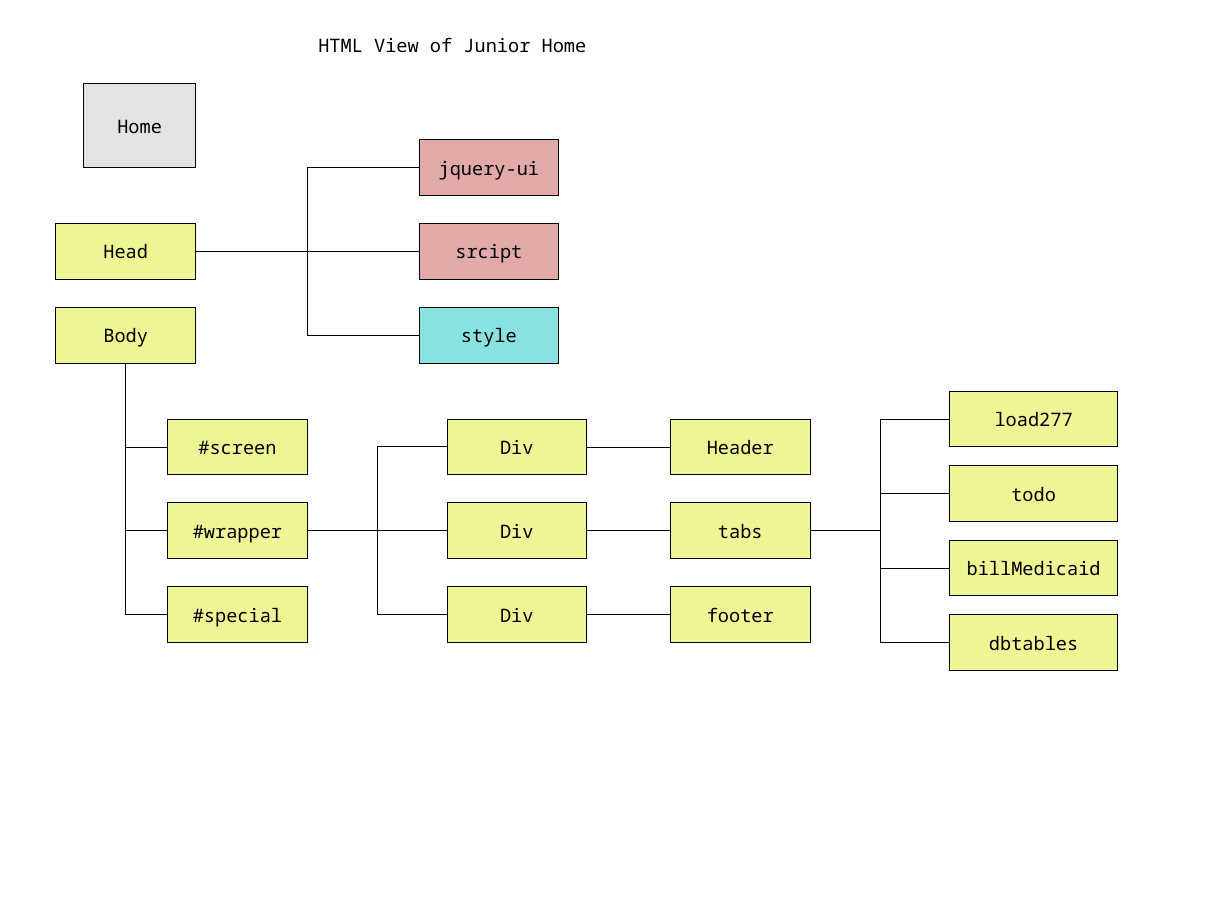
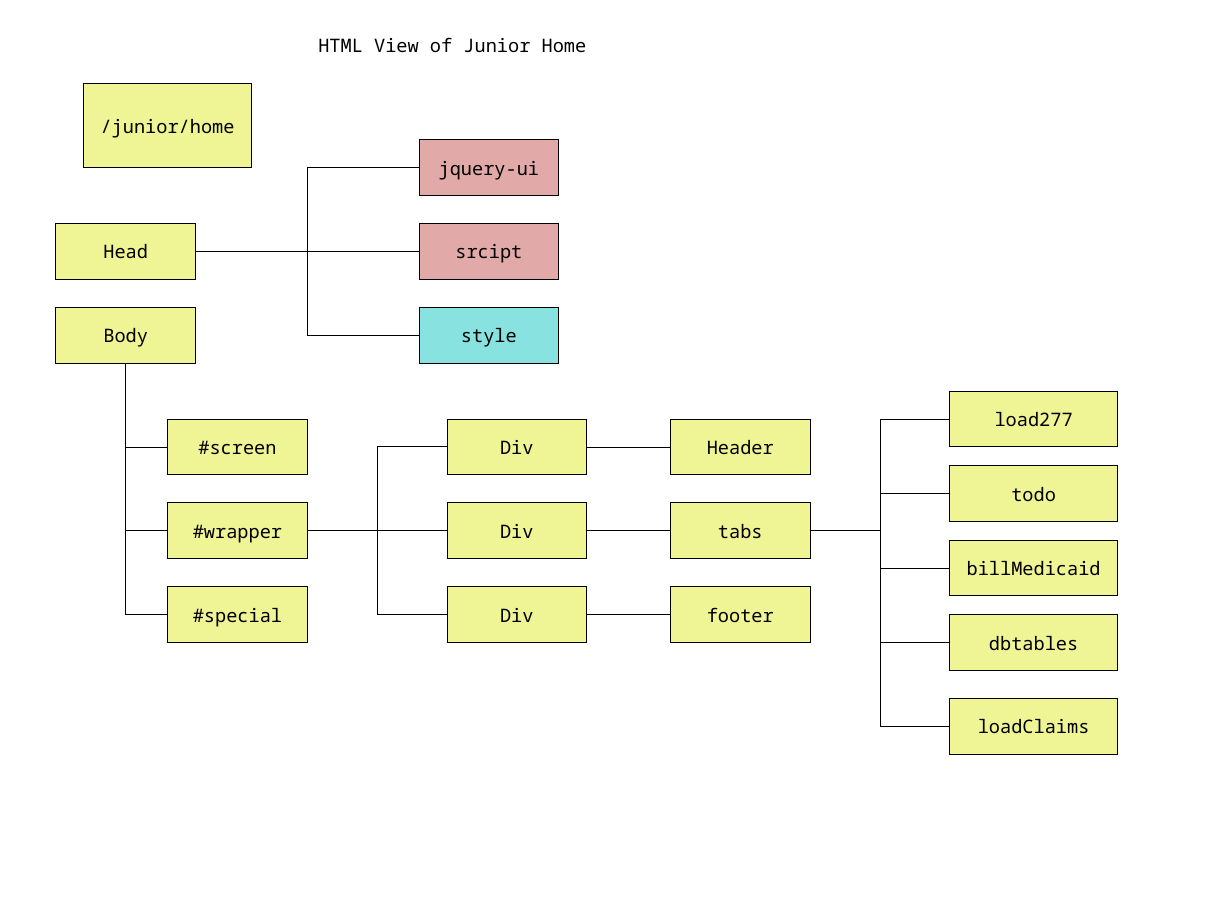
Before and after one commit to JamesLeB/Stout, a slide deck: slide 6 of documents/junior.odp. Drawn at 1232x924 pixels with LibreOffice and Linux fonts; fonts in the diff are those of the drawing. Boxes give left, top, right and bottom in pixels: in the first picture for what was removed or moved away, otherwise in the second. Text is boxed around its words. In the diff, an @@ line names an element or a change of style, - is before the commit and + after.

```diff
--- a/documents/junior.odp
+++ b/documents/junior.odp
@@ rectangle "/junior/home": place and size @@
-rectangle "/junior/home" at (84,84,196,168)
+rectangle "/junior/home" at (84,84,252,168)
@@ rectangle "/junior/home" at (84,84,252,168): fill #E5E2E2 to #EFF494 @@
@@ text in rectangle at (101,119,235,138): text changed @@
-Home
+/junior/home
@@ elbow line added from (811, 531) to (950, 727), #000000 0 pt @@
@@ rectangle added at (950,699,1118,755), fill #EFF494, outline #000000 0 pt, 12 pt, text #000000 @@
+loadClaims
```
Also in this commit, not shown: 1 other slide changed, 2 slides added.
